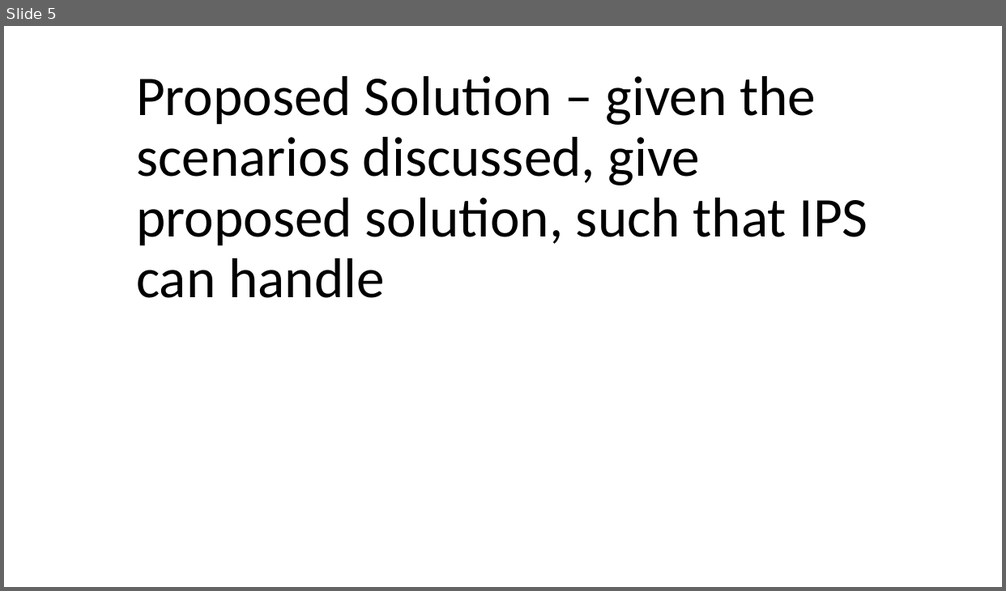
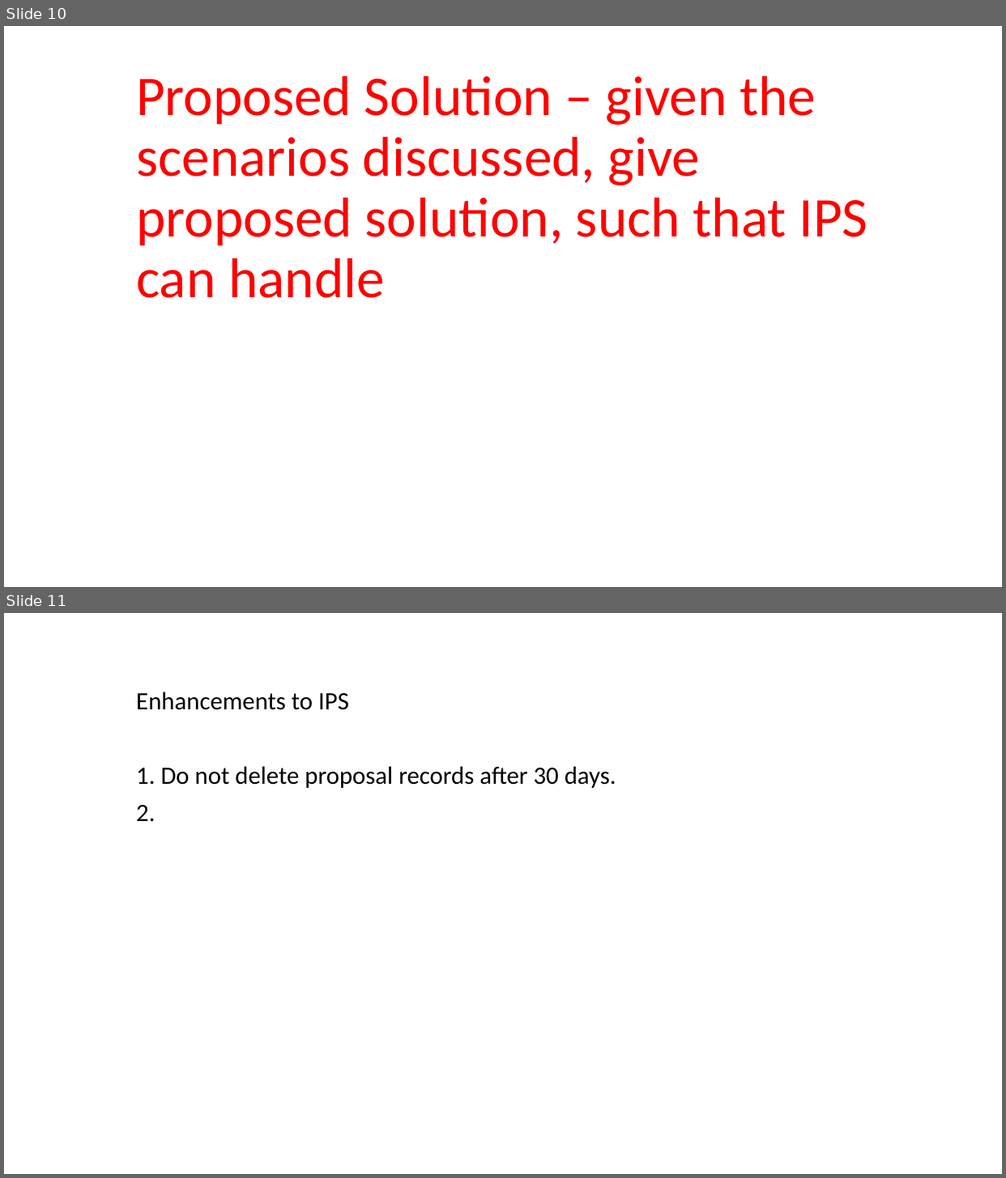
Before and after one commit to frankiemak/general, a slide deck: Presentation1.pptx. Shown one above the other, each under a label of ours: slide 5 before the commit, slides 10 and 11 after it. The pictures are 1006x591 and 1006x1178 pixels, drawn with LibreOffice and Linux fonts; fonts in the diff are those of the drawing. Boxes give left, top, right and bottom in pixels: in the first picture for what was removed or moved away, otherwise in the second. Text is boxed around its words. In the diff, an @@ line names an element or a change of style, - is before the commit and + after.

```diff
--- a/Presentation1.pptx
+++ b/Presentation1.pptx
@@ slide 11 added at <box>4,613,1002,1174</box>, background #FFFFFF @@
@@ subtitle added at <box>136,692,616,822</box>, 24 pt, text #000000 @@
+Enhancements to IPS
+1. Do not delete proposal records after 30 days.
+2.
@@ what was slide 5 is now slide 10 @@
@@ slide 10 changed as well @@
@@ title "Proposed Solution – given the ..." at <box>136,76,868,298</box>: text colour #000000 to #FF0000 @@
```
Also in this commit, not shown: 3 other slides changed, 6 other slides added, 4 slides removed.
